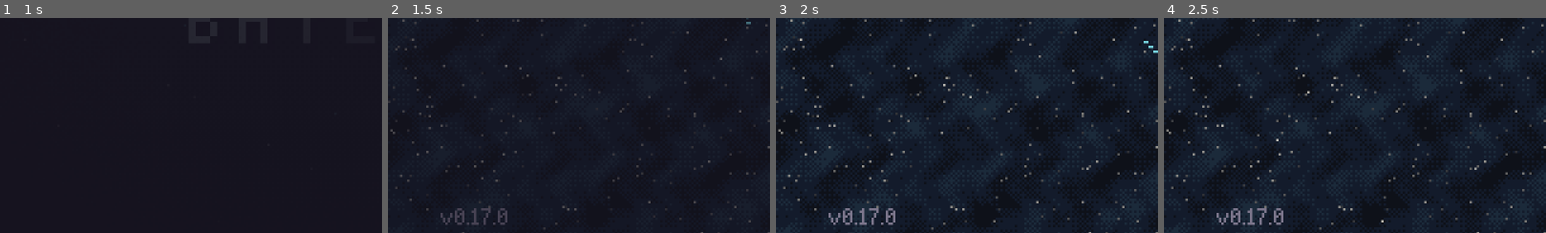
Above: before the commit, frames 1-4 (left to right).
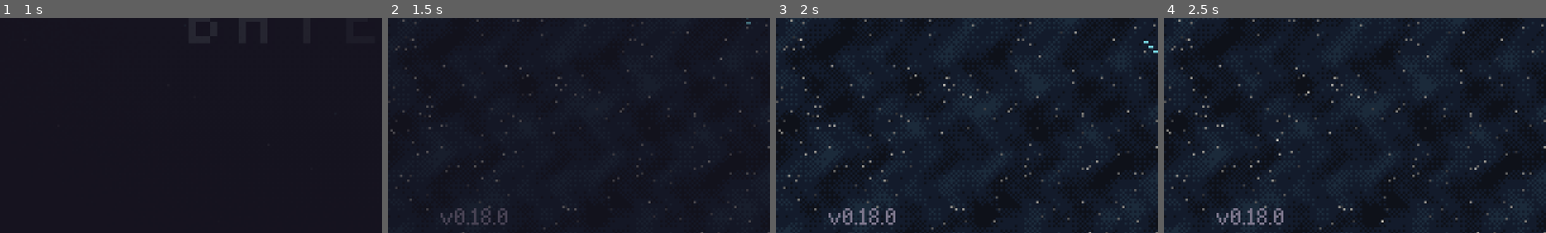
Above: after the commit, the same moments.

Repository: rodriguezric/protektor-jrpg
Game: Godot game, scene res://scenes/shell.tscn
The game is run twice, just before and just after one commit, with the same random seed, the same clock (stepped at 60 frames per second) and the same inputs.
Inputs (mouse positions are % of the whole screen's width and height, from its top left):
- Up to frame 1 (1 s): tap Enter at 0.5 s; move the mouse to (72, 45) at 0.52 s; hold Right (right) from 0.53 s (still down); hold Z (accept) from 0.53 s (still down); click (72, 45) at 0.67 s; tap Space at 0.77 s; tap Shift (run) at 0.8 s
- Up to frame 2 (1.5 s): release Right (right) at 1.25 s; release Z (accept) at 1.25 s; drag from (30, 55) to (45, 70) at 1.27 s
- Up to frame 3 (2 s): no input
- Up to frame 4 (2.5 s): move the mouse to (60, 28) at 2.02 s; hold Right (right) from 2.03 s (still down); hold Z (accept) from 2.03 s (still down); tap Shift (run) at 2.3 s
The pictures show only the part of the screen within x 0-50%, y 49-99%; the shares and areas given below are measured in that part.

Frame 1 is identical in both runs. In frame 2, less than 0.1% of the frame differs, in the area x 24-27%, y 88-97%; in frame 3, 0.1%; in frame 4, 0.1%.

Commit message:
bugfix_newgame_saves

Diff:
--- a/project.godot
+++ b/project.godot
@@ -11,7 +11,7 @@
 [application]
 
 config/name="Protektor: Children of the Void"
-config/version="0.17.0"
+config/version="0.18.0"
 run/main_scene="res://scenes/shell.tscn"
 config/features=PackedStringArray("4.6")
 run/flush_stdout_on_print=true
--- a/scripts/name_entry.gd
+++ b/scripts/name_entry.gd
@@ -16,6 +16,9 @@
 var pic: TextureRect
 var look_l: Label
 var t := 0.0
+var help: Label
+## Set by End: the name is accepted.
+var done := false
 
 
 func _init() -> void:
@@ -72,7 +75,7 @@
 	cursor = TextureRect.new()
 	cursor.texture = Art.ui("cursor")
 	gb.add_child(cursor)
-	var help := Art.label("Z type   X erase   Left/Right on Look to change", Pal.TEXT_DIM)
+	help = Art.label("", Pal.TEXT_DIM)
 	help.position = Vector2(12, 148)
 	add_child(help)
 	var tip := Art.label("Your name will be etched into your badge.", Pal.CREAM)
@@ -83,6 +86,7 @@
 
 func _process(delta: float) -> void:
 	t += delta
+	help.text = "Tap letters to type   B erase" if Game.touch_active else "Z type   X erase   Left/Right on Look to change"
 	var spec := Game.player_spec("home")
 	pic.texture = Art.portrait(spec, "", false, false, 2)
 	sprite.texture = Art.person(spec, 0, [0, 1, 0, 3][int(t * 6.0) % 4])
@@ -92,8 +96,38 @@
 	cursor.position = l.position + Vector2(-8 - (1 if fmod(t, 0.5) < 0.25 else 0), 1)
 
 
+func tap(p: Vector2) -> bool:
+	## Touch: works like a keyboard, so one tap types a letter (or presses
+	## Del / End). Tap either half of "< Look >", or the portrait, to change
+	## your look. Taps elsewhere are still taken, so they never confirm.
+	if (pic.get_parent() as Control).get_global_rect().has_point(p):
+		_change_look(1)
+		return true
+	for r in grid.size():
+		for c in (grid[r] as Array).size():
+			var l: Label = grid[r][c]
+			var w := 15.0 if r < ROWS.size() else 60.0
+			var cell := Rect2(l.global_position + Vector2(-5, -4), Vector2(w, 15))
+			if not cell.has_point(p):
+				continue
+			cx = c
+			cy = r
+			if r == ROWS.size() and c == 0:
+				_change_look(-1 if p.x < l.global_position.x + Art.text_width(l.text) / 2.0 else 1)
+			else:
+				_activate()
+			return true
+	return true
+
+
+func _change_look(d: int) -> void:
+	Game.look = (Game.look + d + Data.LOOKS.size()) % Data.LOOKS.size()
+	Sfx.play("pop")
+
+
 func run() -> void:
 	await get_tree().process_frame
+	add_to_group("tap_targets")
 	while true:
 		await get_tree().process_frame
 		var moved := false
@@ -105,15 +139,13 @@
 			moved = true
 		elif Input.is_action_just_pressed("right"):
 			if cy == grid.size() - 1 and cx == 0:
-				Game.look = (Game.look + 1) % Data.LOOKS.size()
-				Sfx.play("pop")
+				_change_look(1)
 			else:
 				cx += 1
 				moved = true
 		elif Input.is_action_just_pressed("left"):
 			if cy == grid.size() - 1 and cx == 0:
-				Game.look = (Game.look - 1 + Data.LOOKS.size()) % Data.LOOKS.size()
-				Sfx.play("pop")
+				_change_look(-1)
 			else:
 				cx -= 1
 				moved = true
@@ -122,29 +154,36 @@
 				name_text = name_text.substr(0, name_text.length() - 1)
 				Sfx.play("cancel")
 		elif Input.is_action_just_pressed("accept"):
-			if cy < ROWS.size():
-				if name_text.length() < MAXLEN:
-					name_text += ROWS[cy][cx]
-					Sfx.play("blip", 1.2)
-					var l: Label = grid[cy][cx]
-					l.scale = Vector2(1.6, 1.6)
-					create_tween().tween_property(l, "scale", Vector2.ONE, 0.15)
-				else:
-					Sfx.play("miss")
-			elif cx == 0:
-				Game.look = (Game.look + 1) % Data.LOOKS.size()
-				Sfx.play("pop")
-			elif cx == 1:
-				if name_text.length() > 0:
-					name_text = name_text.substr(0, name_text.length() - 1)
-					Sfx.play("cancel")
-			else:
-				if name_text.strip_edges() == "":
-					Sfx.play("miss")
-					continue
-				Game.player_name = name_text.strip_edges()
-				Sfx.play("confirm")
-				return
+			_activate()
+		if done:
+			remove_from_group("tap_targets")
+			return
 		if moved:
 			cx = clampi(cx, 0, (grid[cy] as Array).size() - 1)
 			Sfx.play("blip")
+
+
+func _activate() -> void:
+	## OK on whatever the cursor is on: type a letter, change look, Del, End.
+	if cy < ROWS.size():
+		if name_text.length() < MAXLEN:
+			name_text += ROWS[cy][cx]
+			Sfx.play("blip", 1.2)
+			var l: Label = grid[cy][cx]
+			l.scale = Vector2(1.6, 1.6)
+			create_tween().tween_property(l, "scale", Vector2.ONE, 0.15)
+		else:
+			Sfx.play("miss")
+	elif cx == 0:
+		_change_look(1)
+	elif cx == 1:
+		if name_text.length() > 0:
+			name_text = name_text.substr(0, name_text.length() - 1)
+			Sfx.play("cancel")
+	else:
+		if name_text.strip_edges() == "":
+			Sfx.play("miss")
+			return
+		Game.player_name = name_text.strip_edges()
+		Sfx.play("confirm")
+		done = true
--- a/scripts/slot_screen.gd
+++ b/scripts/slot_screen.gd
@@ -13,6 +13,7 @@
 var cards: Array = []
 var infos: Array = []
 var cursor: TextureRect
+var help: Label
 
 
 func setup(p_mode: String) -> void:
@@ -29,8 +30,8 @@
 	var tl := Art.label("NEW GAME - CHOOSE SLOT" if mode == "new" else "LOAD GAME", Pal.SYNC)
 	tl.position = Vector2(5, 3)
 	tb.add_child(tl)
-	var help := Art.label("Z choose  X back", Pal.TEXT_DIM)
-	help.position = Vector2(232, 7)
+	help = Art.label("", Pal.TEXT_DIM)
+	help.position = Vector2(220, 7)
 	add_child(help)
 	for n in range(1, Game.SLOTS + 1):
 		var info := Game.slot_info(n)
@@ -104,6 +105,7 @@
 
 func _process(delta: float) -> void:
 	t += delta
+	help.text = "Tap, tap again" if Game.touch_active else "Z choose  X back"
 	for i in cards.size():
 		var c: Control = cards[i]
 		var target_x := 14.0 + (6.0 if i == sel else 0.0)
@@ -112,8 +114,30 @@
 	cursor.position = Vector2(cc.position.x - 9 - (1 if fmod(t, 0.5) < 0.25 else 0), cc.position.y + 19)
 
 
+func tap(p: Vector2) -> bool:
+	## Touch: tap a slot to select it, tap it again to choose it. Taps that
+	## miss every slot are still taken, so they never confirm by accident.
+	for i in cards.size():
+		if (cards[i] as Control).get_global_rect().has_point(p):
+			if i == sel:
+				TouchControls.confirm()
+			else:
+				sel = i
+				Sfx.play("blip")
+			break
+	return true
+
+
 func run() -> int:
 	await get_tree().process_frame
+	# slots can be tapped while choosing (not during the overwrite question)
+	add_to_group("tap_targets")
+	var r := await _choose()
+	remove_from_group("tap_targets")
+	return r
+
+
+func _choose() -> int:
 	while true:
 		await get_tree().process_frame
 		var old := sel
--- a/scripts/touch_controls.gd
+++ b/scripts/touch_controls.gd
@@ -40,8 +40,9 @@
 ## do nothing, so a thumb that just misses never becomes a confirm.
 const GUARD := 0.07
 ## Screens that are steered with arrows rather than tapped.
-## (The title, the star map and training are tapped directly, so they aren't here.)
-const ARROW_SCREENS := ["SlotScreen", "AchievementsScreen", "NameEntry", "Escape", "Workshop", "PilotStatus"]
+## (The title, star map, training, save slots and name entry are tapped
+## directly, so they aren't here.)
+const ARROW_SCREENS := ["AchievementsScreen", "Escape", "Workshop", "PilotStatus"]
 
 var active := false
 var alpha := 0.0
--- a/tools/autotest.gd
+++ b/tools/autotest.gd
@@ -406,6 +406,9 @@
 	get_tree().quit()
 
 
+const ROWS_N := 4
+
+
 func _touch_screens() -> void:
 	## The title shows no stick or buttons; the star map is played by tapping
 	## worlds (stick hidden, B kept for back).
@@ -484,6 +487,52 @@
 		await _touch_tap(trow, 0.3)
 		await _touch_tap(trow, 0.5)
 	print("[screens] training pick: %s (want module %s tier 0)" % [tres.pick, Data.TRAINING_MODULES[tt]])
+	tr.queue_free()
+	# save slots: tap a slot, tap it again; B backs out
+	var ss := SlotScreen.new()
+	ss.setup("new")
+	main.cine_layer.add_child(ss)
+	var sres := {"n": -1}
+	var go_ss := func() -> void:
+		sres.n = await ss.run()
+	go_ss.call()
+	await wait(0.6)
+	await window_shot("touch_slots")
+	print("[screens] slots: slot='%s' hidden=%s stick blocked=%s" % [tc.slot_mode, tc.hidden_ids, tc.joy_blocked])
+	await _touch_tap(sh.to_window((ss.cards[2] as Control).get_global_rect().get_center()), 0.3)
+	print("[screens] tap slot 3: sel=%s (want 2) chosen=%s" % [ss.sel, sres.n])
+	await _touch_tap(sh.to_window((ss.cards[2] as Control).get_global_rect().get_center()), 0.3)
+	print("[screens] tap it again: chosen=%s (want 3) still tappable=%s" % [sres.n, ss.is_in_group("tap_targets")])
+	sres.n = -1
+	go_ss.call()
+	await wait(0.3)
+	await _touch_tap(_control("b"), 0.3)
+	print("[screens] B on slots: chosen=%s (want 0)" % sres.n)
+	ss.queue_free()
+	# name entry: letters type on one tap, B erases, Look changes, End accepts
+	Game.player_name = ""
+	var ne := NameEntry.new()
+	main.cine_layer.add_child(ne)
+	var nres := {"done": false}
+	var go_ne := func() -> void:
+		await ne.run()
+		nres.done = true
+	go_ne.call()
+	await wait(0.6)
+	print("[screens] name entry: slot='%s' hidden=%s stick blocked=%s" % [tc.slot_mode, tc.hidden_ids, tc.joy_blocked])
+	for k in [[0, 0], [2, 1], [2, 2]]:   # A, b, c
+		await _touch_tap(sh.to_window((ne.grid[k[0]][k[1]] as Label).global_position + Vector2(2, 3)), 0.2)
+	print("[screens] typed: '%s' (want 'Abc')" % ne.name_text)
+	await _touch_tap(_control("b"), 0.3)
+	print("[screens] B erased: '%s' (want 'Ab')" % ne.name_text)
+	var look0 := Game.look
+	var look_l: Label = ne.grid[ROWS_N][0]
+	await _touch_tap(sh.to_window(look_l.global_position + Vector2(Art.text_width(look_l.text) - 2, 3)), 0.2)
+	print("[screens] tap Look >: look %s -> %s" % [look0, Game.look])
+	await window_shot("touch_name")
+	var end_l: Label = ne.grid[ROWS_N][2]
+	await _touch_tap(sh.to_window(end_l.global_position + Vector2(4, 3)), 0.3)
+	print("[screens] tap End: done=%s name='%s'" % [nres.done, Game.player_name])
 	get_tree().quit()
 
 
